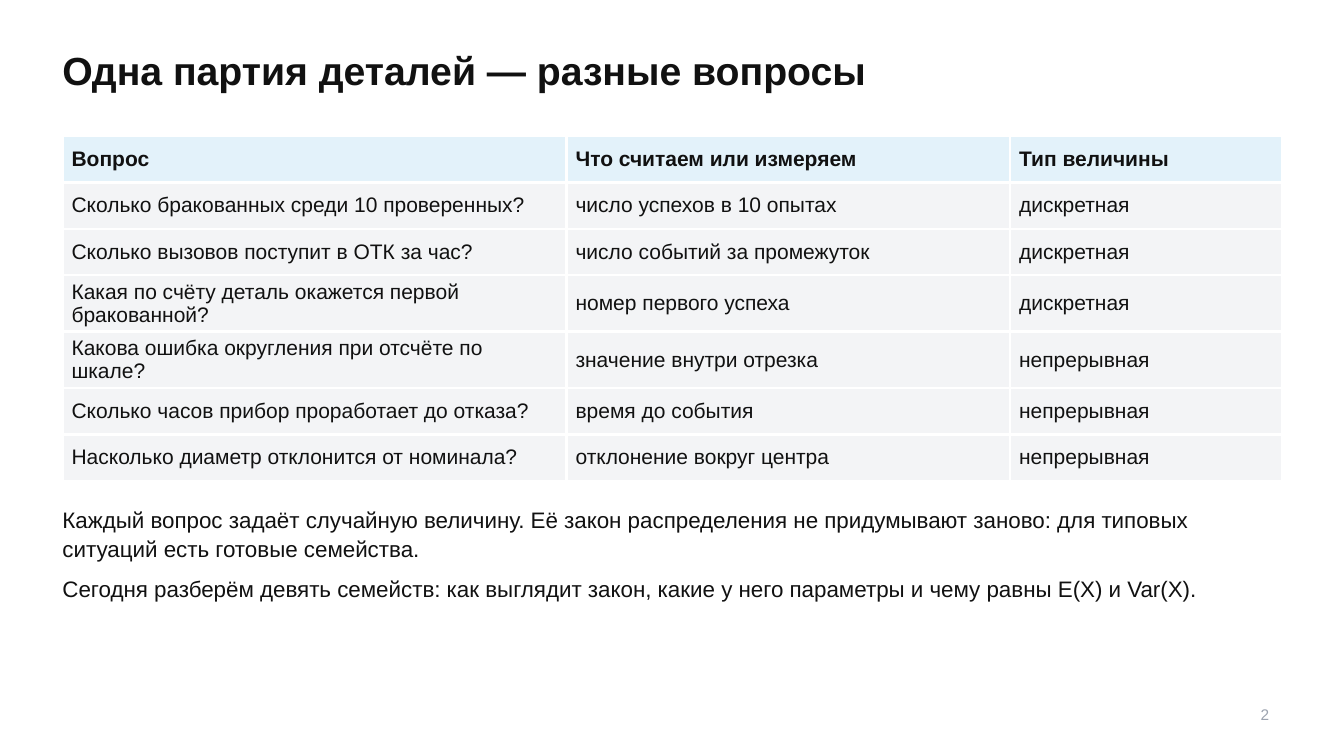
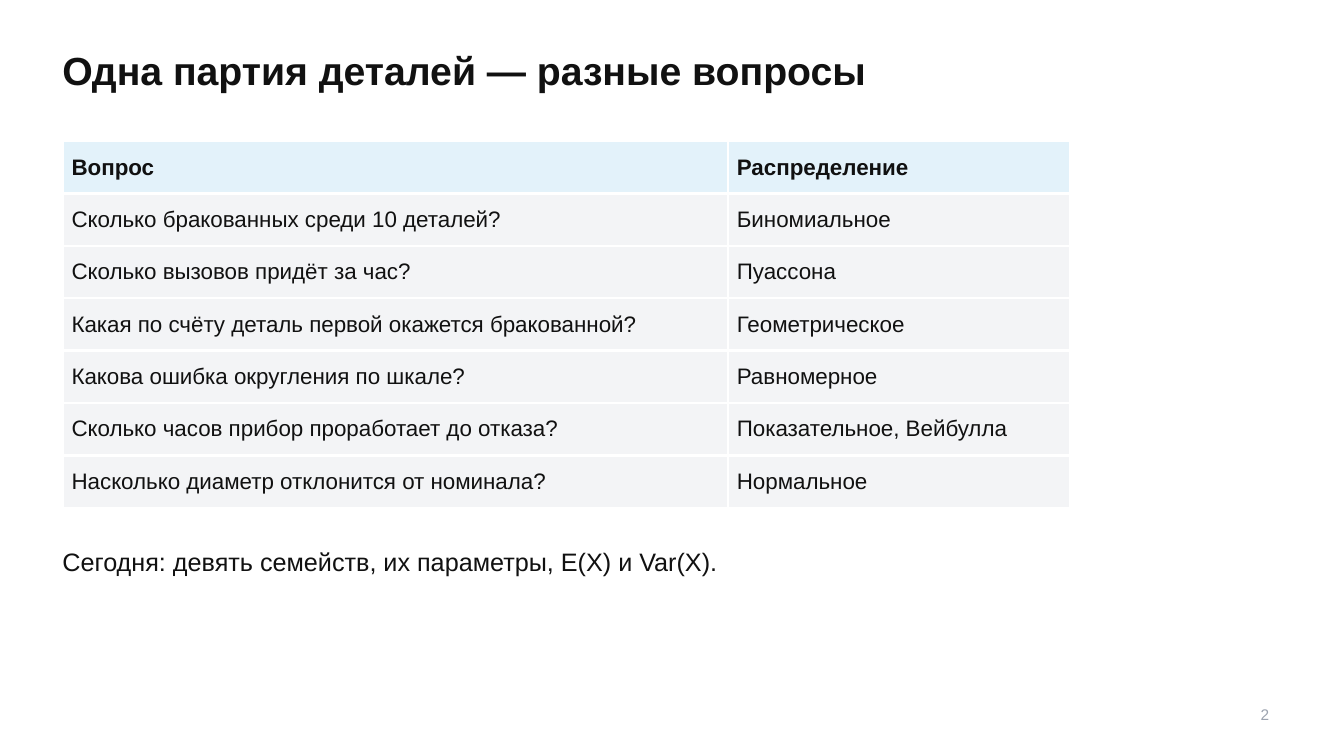
Before and after one commit to TheTonyPub/probability-theory-2026, a slide deck: slide 2 of lectures/06_distributions-17-25-2.pptx. Drawn at 1344x756 pixels with LibreOffice and Linux fonts; fonts in the diff are those of the drawing. Boxes give left, top, right and bottom in pixels: in the first picture for what was removed or moved away, otherwise in the second. Text is boxed around its words. In the diff, an @@ line names an element or a change of style, - is before the commit and + after.

```diff
--- a/lectures/06_distributions-17-25-2.pptx
+++ b/lectures/06_distributions-17-25-2.pptx
@@ table at <box>63,141,1071,508</box> @@
-column 1: Вопрос | Сколько бракованных среди 10 проверенных? | Сколько вызовов поступит в ОТК за час? | Какая по счёту деталь окажется первой бракованной? | Какова ошибка округления при отсчёте по шкале? | Сколько часов прибор проработает до отказа? | Насколько диаметр отклонится от номинала?
-column 2: Что считаем или измеряем | число успехов в 10 опытах | число событий за промежуток | номер первого успеха | значение внутри отрезка | время до события | отклонение вокруг центра
-column 3: Тип величины | дискретная | дискретная | дискретная | непрерывная | непрерывная | непрерывная
+column 1: Вопрос | Сколько бракованных среди 10 деталей? | Сколько вызовов придёт за час? | Какая по счёту деталь первой окажется бракованной? | Какова ошибка округления по шкале? | Сколько часов прибор проработает до отказа? | Насколько диаметр отклонится от номинала?
+column 2: Распределение | Биномиальное | Пуассона | Геометрическое | Равномерное | Показательное, Вейбулла | Нормальное
@@ table: place and size @@
-table at <box>63,136,1282,473</box>
+table at <box>63,141,1071,508</box>
@@ text at <box>62,552,717,577</box>: text changed; size 16 to 18 pt @@
-Каждый вопрос задаёт случайную величину. Её закон распределения не придумывают заново: для типовых ситуаций есть готовые семейства.
-Сегодня разберём девять семейств: как выглядит закон, какие у него параметры и чему равны E(X) и Var(X).
+Сегодня: девять семейств, их параметры, E(X) и Var(X).
```
Also in this commit, not shown: 31 other slides changed, 14 slides added, 24 slides removed.
